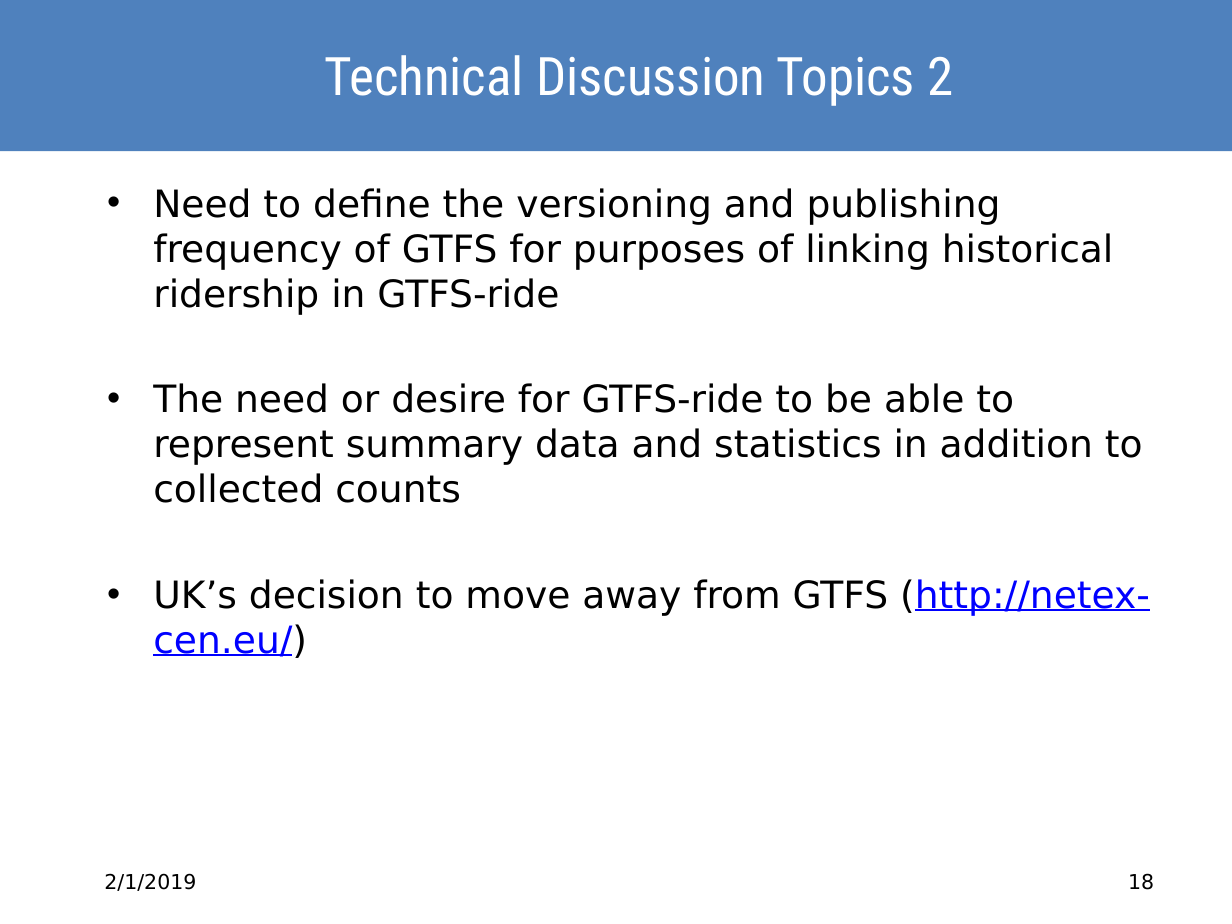
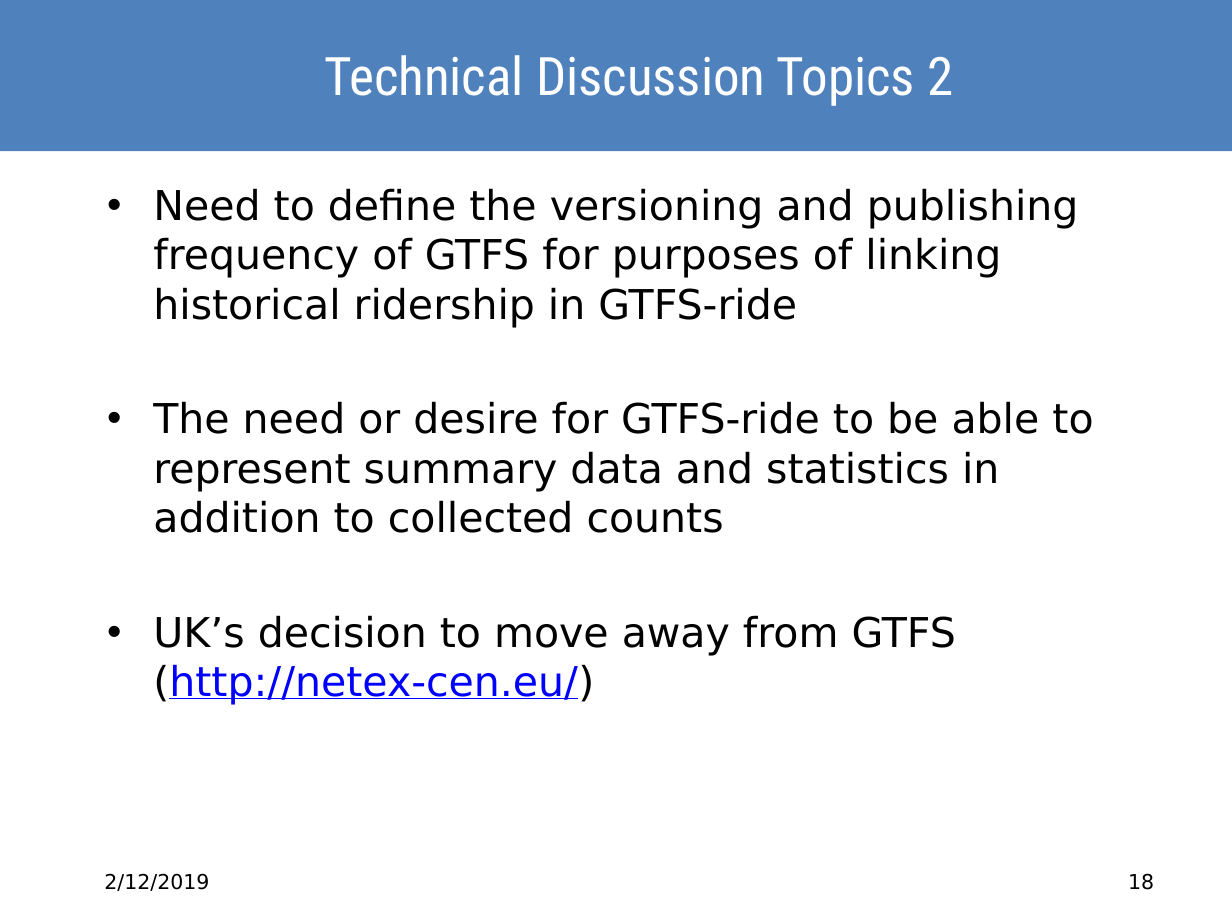
Before and after one commit to ODOT-PTS/odot-pts.github.io, a slide deck: slide 18 of consortium/third_meeting/GTFS-ride_Meeting3_Presentation_v1_01292019.pptx. Drawn at 1232x924 pixels with LibreOffice and Linux fonts; fonts in the diff are those of the drawing; background and template pictures are left out. Boxes give left, top, right and bottom in pixels: in the first picture for what was removed or moved away, otherwise in the second. Text is boxed around its words. In the diff, an @@ line names an element or a change of style, - is before the commit and + after.

```diff
--- a/consortium/third_meeting/GTFS-ride_Meeting3_Presentation_v1_01292019.pptx
+++ b/consortium/third_meeting/GTFS-ride_Meeting3_Presentation_v1_01292019.pptx
@@ text "Need to define the versioning ..." at <box>153,188,1093,705</box>: size 22 to 24 pt @@
@@ text at <box>104,873,209,891</box>: text changed @@
-2/1/2019
+2/12/2019
```
Also in this commit, not shown: 17 other slides changed.
